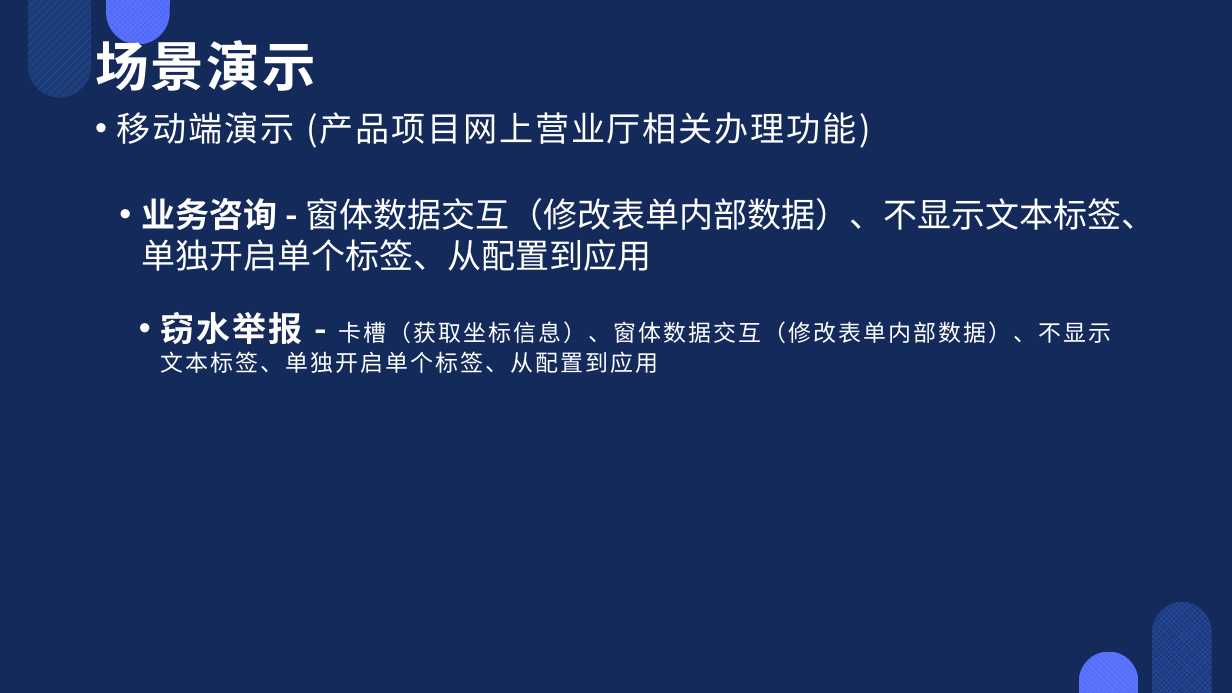
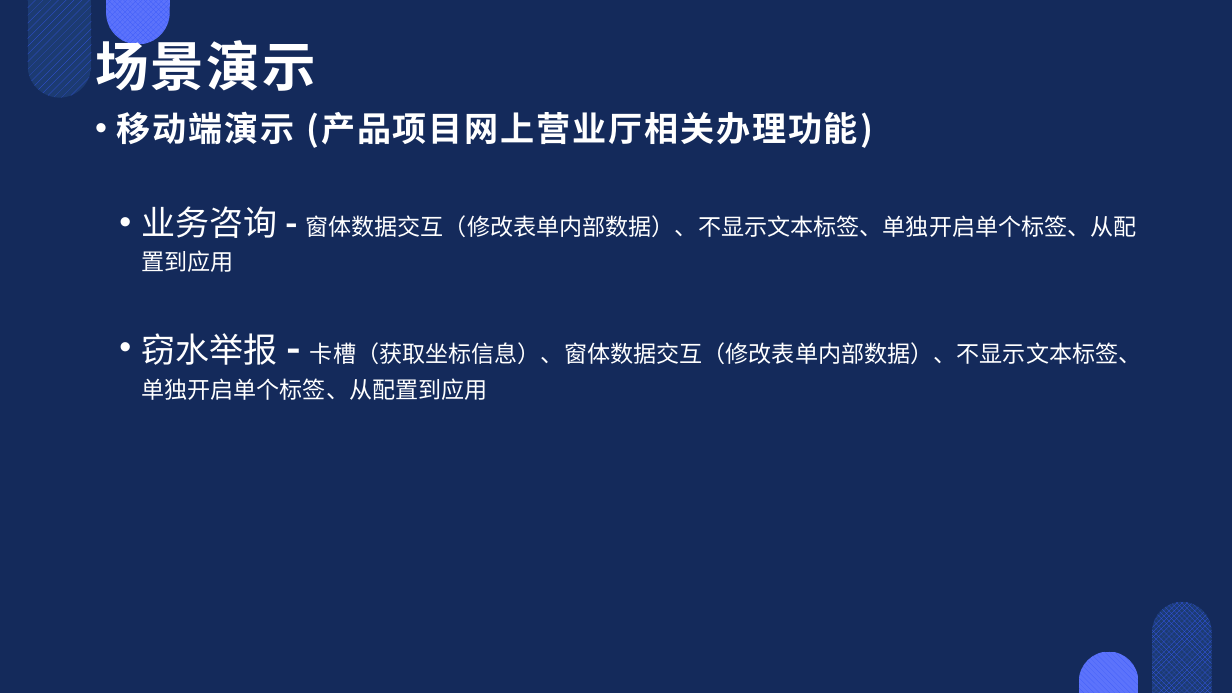
Before and after one commit to ManieLam/FD-designer, a slide deck: slide 8 of docs/更新演示3-20.pptx. Drawn at 1232x693 pixels with LibreOffice and Linux fonts; fonts in the diff are those of the drawing. Boxes give left, top, right and bottom in pixels: in the first picture for what was removed or moved away, otherwise in the second. Text is boxed around its words. In the diff, an @@ line names an element or a change of style, - is before the commit and + after.

Commit message:
更新文档

```diff
--- a/docs/更新演示3-20.pptx
+++ b/docs/更新演示3-20.pptx
@@ text "移动端演示 (产品项目网上营业厅相关办理功能)" at (117, 111, 1142, 400): bold on in "移动端演示 (产品项目网上营业厅相关办理功能)"; size 26.5 to 18 pt in "窗体数据交互（修改表单内部数据）、不显示文本标签、单独开启单个标签、从配置到应用"; bold off in "业务咨询", "窃水举报"; size 26.5 to 30.9 pt in "-"; size 17.9 to 18 pt in "卡槽（获取坐标信息）、窗体数据交互（修改表单内部数据）、不显示文本标签、单独开启单个标签、从配置到应用"; letter spacing 1.5 to 0 pt in "窃水举报 - 卡槽（获取坐标信息）、窗体数据交互（修改表单内部数据）、不显示文本标签、单独开启单个标签、从配置到应用"; line spacing 1 to 1.2; less space between paragraphs; list level 2 to 6 in "窃水举报 - 卡槽（获取坐标信息）、窗体数据交互（修改表单内部数据）、不显示文本标签、单独开启单个标签、从配置到应用" @@
```
